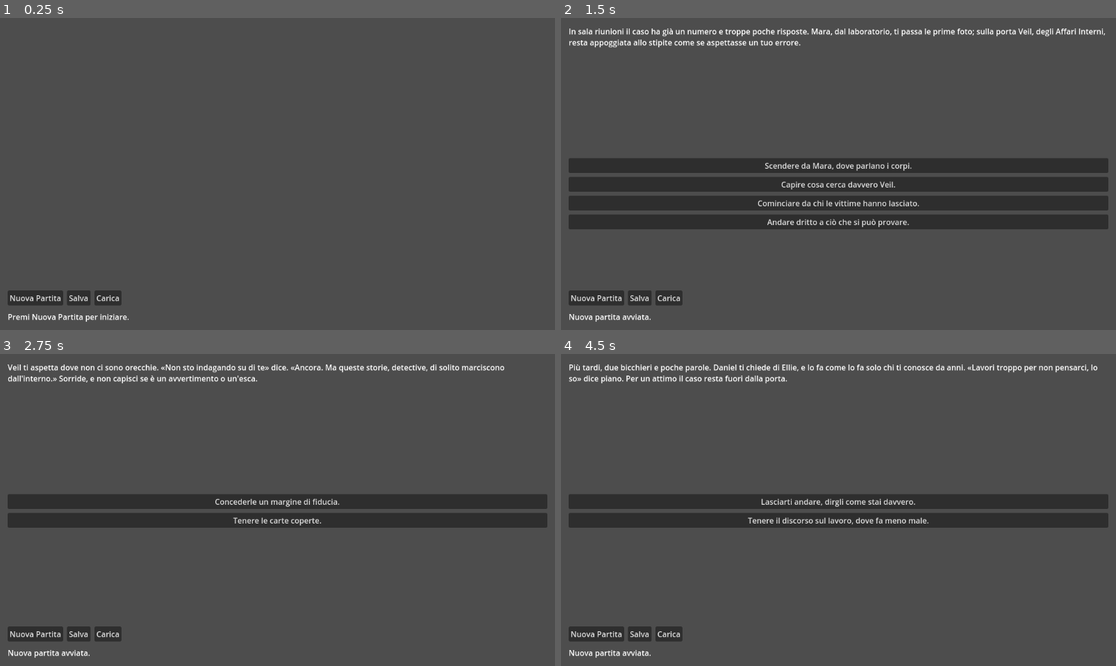
Above: before the commit, frames 1-4 (two rows, left to right).
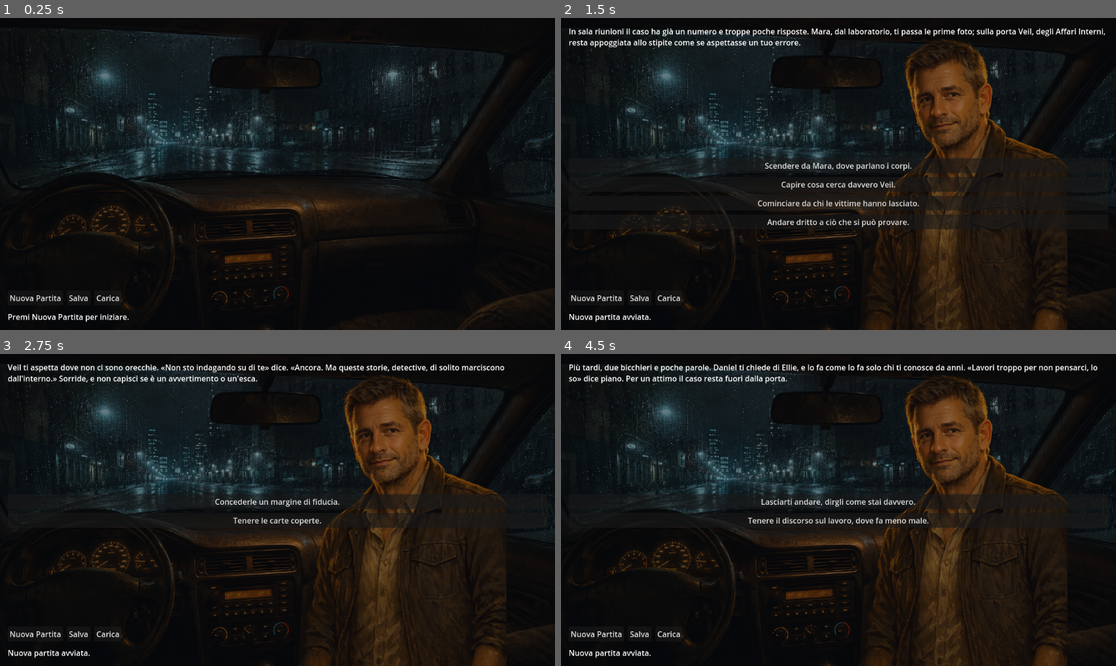
Above: after the commit, the same moments.

Repository: torsifranci2006-ship-it/gioco-test
Game: Godot game, scene res://scenes/main.tscn
The game is run twice, just before and just after one commit, with the same random seed, the same clock (stepped at 60 frames per second) and the same inputs.
Inputs:
- Up to frame 1 (0.25 s): no input
- Up to frame 2 (1.5 s): click "Nuova Partita" at 0.5 s; click "Lasciare che sia il suo istin…" at 1.25 s
- Up to frame 3 (2.75 s): click "Capire cosa cerca davvero Vei…" at 2 s
- Up to frame 4 (4.5 s): click "Concederle un margine di fidu…" at 2.75 s; click "Andare dritto a ciò che si pu…" at 3.5 s; click "Fermarti su ciò che non quadr…" at 4.25 s

The runs differ from the first frame. In frame 1, 99% of the frame differs, in the area x 0-100%, y 0-100%; in frame 2, 93%; in frame 3, 95%; in frame 4, 95%.

Commit message:
Integra asset visuali nella UI principale
Co-Authored-By: Claude Opus 4.8 (1M context) <noreply@anthropic.com>

Diff:
--- a/scenes/main.tscn
+++ b/scenes/main.tscn
@@ -10,6 +10,39 @@
 grow_horizontal = 2
 grow_vertical = 2
 script = ExtResource("1")
+
+[node name="Background" type="TextureRect" parent="."]
+layout_mode = 1
+anchors_preset = 15
+anchor_right = 1.0
+anchor_bottom = 1.0
+grow_horizontal = 2
+grow_vertical = 2
+mouse_filter = 2
+expand_mode = 1
+stretch_mode = 6
+
+[node name="Character" type="TextureRect" parent="."]
+layout_mode = 1
+anchor_left = 0.45
+anchor_top = 0.0
+anchor_right = 1.0
+anchor_bottom = 1.0
+grow_horizontal = 2
+grow_vertical = 2
+mouse_filter = 2
+expand_mode = 1
+stretch_mode = 5
+
+[node name="Scrim" type="ColorRect" parent="."]
+layout_mode = 1
+anchors_preset = 15
+anchor_right = 1.0
+anchor_bottom = 1.0
+grow_horizontal = 2
+grow_vertical = 2
+mouse_filter = 2
+color = Color(0.05, 0.06, 0.08, 0.45)
 
 [node name="Margin" type="MarginContainer" parent="."]
 layout_mode = 1
--- a/src/ui/main.gd
+++ b/src/ui/main.gd
@@ -3,6 +3,10 @@
 ## UI minima del gioco narrativo.
 ## Nessun contenuto né logica narrativa qui: la UI parla SOLO con Game e con i segnali di EventBus.
 ## Non legge i JSON e non conosce i sistemi interni.
+
+const BG_PATH := "res://assets/backgrounds/bg_auto_notte.png"
+const DANIEL_CALDO := "res://assets/characters/daniel/char_daniel_caldo.png"
+const DANIEL_FREDDO := "res://assets/characters/daniel/char_daniel_freddo.png"
 
 @onready var _scene_text: RichTextLabel = $Margin/Root/SceneText
 @onready var _choices: VBoxContainer = $Margin/Root/ChoicesScroll/Choices
@@ -14,6 +18,8 @@
 @onready var _ending_title: Label = $EndingPanel/EndingVBox/EndingTitle
 @onready var _ending_text: RichTextLabel = $EndingPanel/EndingVBox/EndingText
 @onready var _ending_new_game_button: Button = $EndingPanel/EndingVBox/EndingNewGameButton
+@onready var _background: TextureRect = $Background
+@onready var _character: TextureRect = $Character
 
 func _ready() -> void:
 	EventBus.scene_changed.connect(_on_scene_changed)
@@ -30,6 +36,10 @@
 		_status.text = "Errore di inizializzazione: " + Game.last_error()
 	else:
 		_status.text = "Premi Nuova Partita per iniziare."
+	# --- Livelli visivi (vertical slice integrato) ---
+	_background.texture = _try_load(BG_PATH)
+	_set_portrait_freddo(false)   # pre-carica il ritratto caldo...
+	_character.visible = false    # ...ma Daniel non appare prima della Nuova Partita
 
 # --- Pulsanti principali ---
 
@@ -54,11 +64,14 @@
 
 # --- Reazione ai segnali del Core ---
 
-func _on_scene_changed(_scene_id: String) -> void:
+func _on_scene_changed(scene_id: String) -> void:
 	_ending_panel.visible = false
+	_character.visible = true
+	_update_portrait(scene_id)
 	_render_current()
 
 func _on_game_ended(_ending_id: String) -> void:
+	_set_portrait_freddo(true)   # finale attivo -> Daniel freddo (regola temporanea slice)
 	_show_ending()
 
 # --- Rendering ---
@@ -114,3 +127,36 @@
 			out += "\n\n"
 		out += lines[i]
 	return out
+
+# --- Livelli visivi (vertical slice integrato) ---
+
+## Carica una texture solo se presente (la UI resta funzionante anche senza asset).
+func _try_load(path: String) -> Texture2D:
+	if ResourceLoader.exists(path):
+		return load(path) as Texture2D
+	push_warning("UI: asset visivo mancante: " + path)
+	return null
+
+func _set_portrait_freddo(freddo: bool) -> void:
+	var tex := _try_load(DANIEL_FREDDO if freddo else DANIEL_CALDO)
+	if tex != null:
+		_character.texture = tex
+
+func _update_portrait(scene_id: String) -> void:
+	_set_portrait_freddo(_is_act3_reveal(scene_id))
+
+## REGOLA TEMPORANEA DELLO SLICE VISIVO.
+## Introduce conoscenza narrativa (id scena) nella UI, in deroga al principio
+## "nessuna logica narrativa qui". Da SOSTITUIRE in futuro con metadati visuali
+## nei JSON delle scene (es. un campo "ritratto"/"grading" per scena), cosi' la UI
+## non dovra' piu' interpretare gli id. Per ora: Daniel "freddo" dalla
+## rivelazione (a3_s03) in poi.
+func _is_act3_reveal(scene_id: String) -> bool:
+	var parts := scene_id.split("_")
+	if parts.size() != 2:
+		return false
+	var atto: String = parts[0]
+	var scena: String = parts[1]
+	if not atto.begins_with("a") or not scena.begins_with("s"):
+		return false
+	return int(atto.substr(1)) == 3 and int(scena.substr(1)) >= 3
